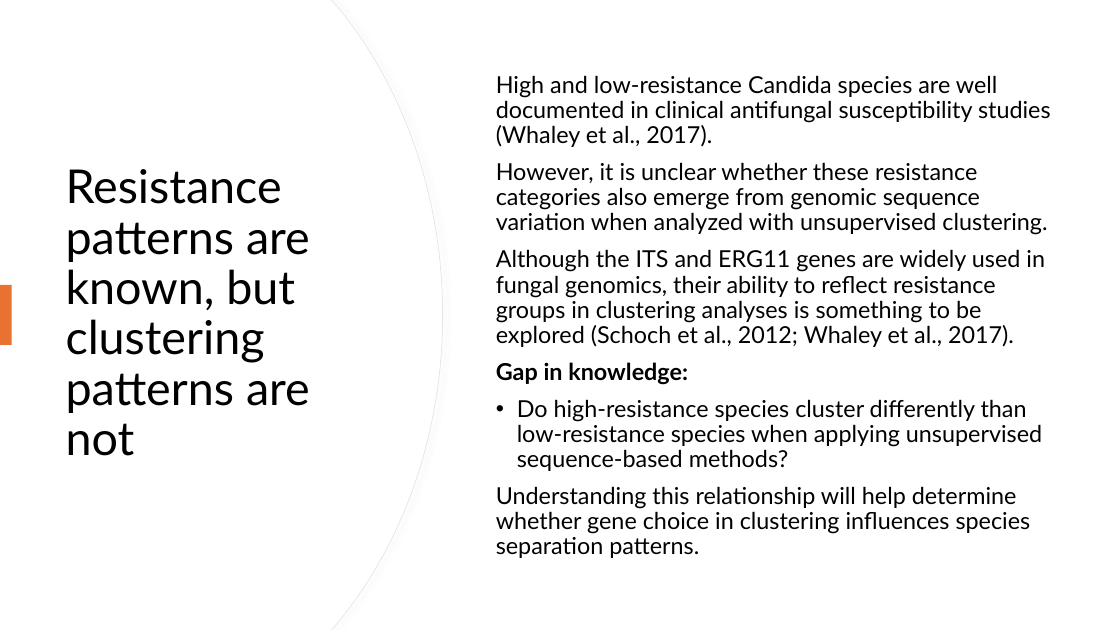
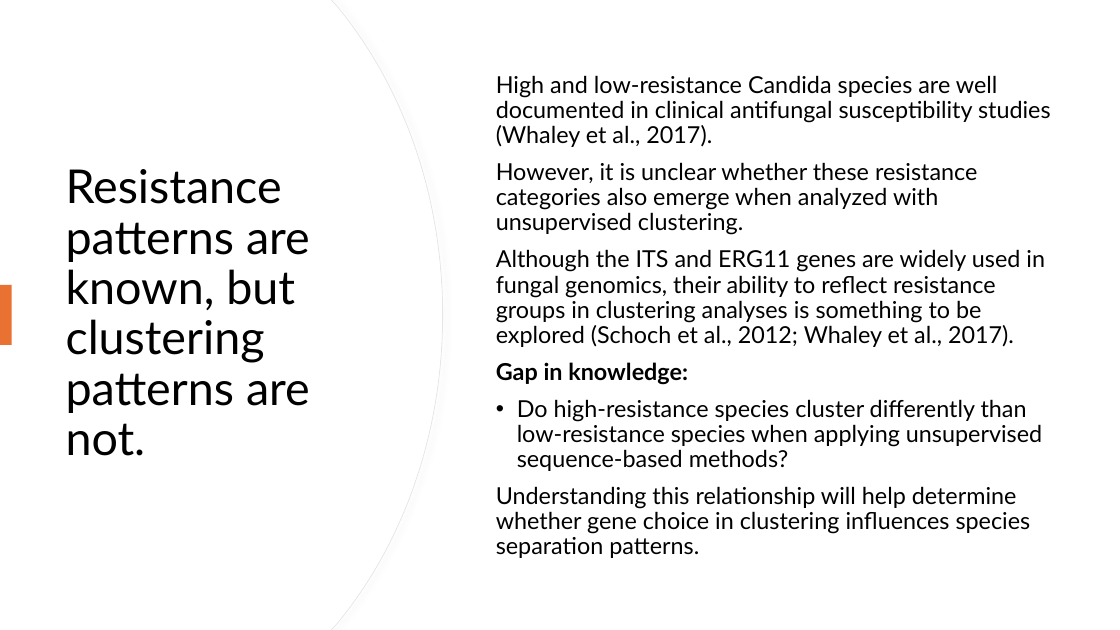
Before and after one commit to snsaiphoo/binf6210_assignment4, a slide deck: slide 3 of doc/Candida Comparison.pptx. Drawn at 1120x630 pixels with LibreOffice and Linux fonts; fonts in the diff are those of the drawing. Boxes give left, top, right and bottom in pixels: in the first picture for what was removed or moved away, otherwise in the second. Text is boxed around its words. In the diff, an @@ line names an element or a change of style, - is before the commit and + after.

```diff
--- a/doc/Candida Comparison.pptx
+++ b/doc/Candida Comparison.pptx
@@ title at bbox=[66, 169, 310, 456]: text changed @@
-Resistance patterns are known, but clustering patterns are not
+Resistance patterns are known, but clustering patterns are not.
@@ text at bbox=[496, 162, 977, 235]: text changed @@
-However, it is unclear whether these resistance categories also emerge from genomic sequence variation when analyzed with unsupervised clustering.
+However, it is unclear whether these resistance categories also emerge when analyzed with unsupervised clustering.
```
Also in this commit, not shown: 5 other slides changed, 5 other files.
